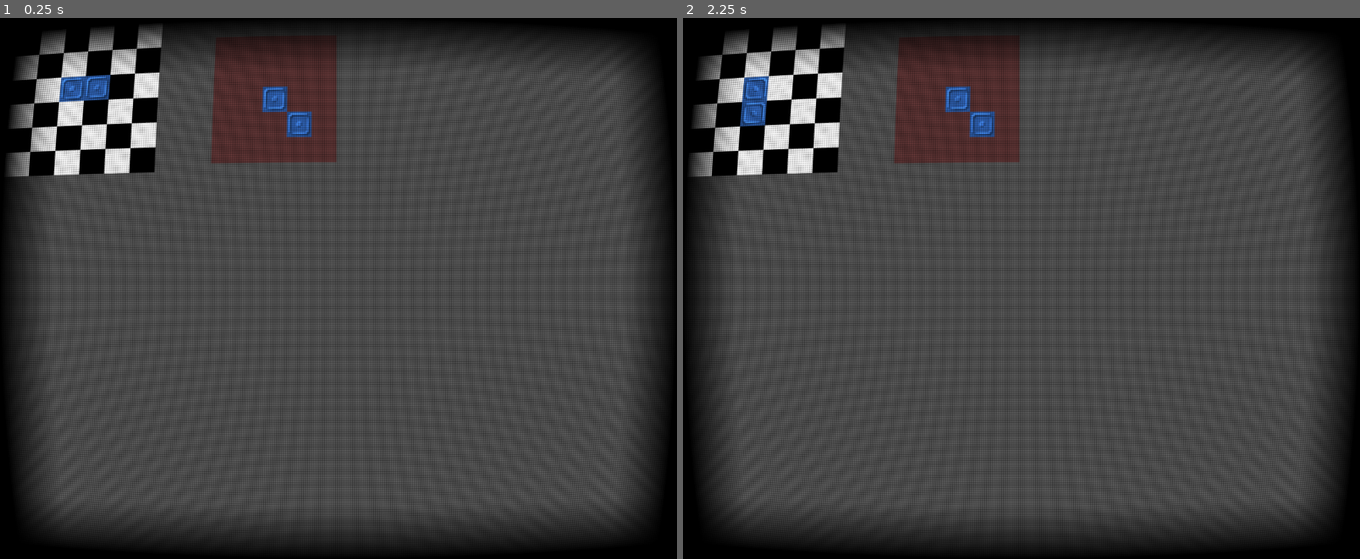
Above: before the commit, frames 1-2 (left to right).
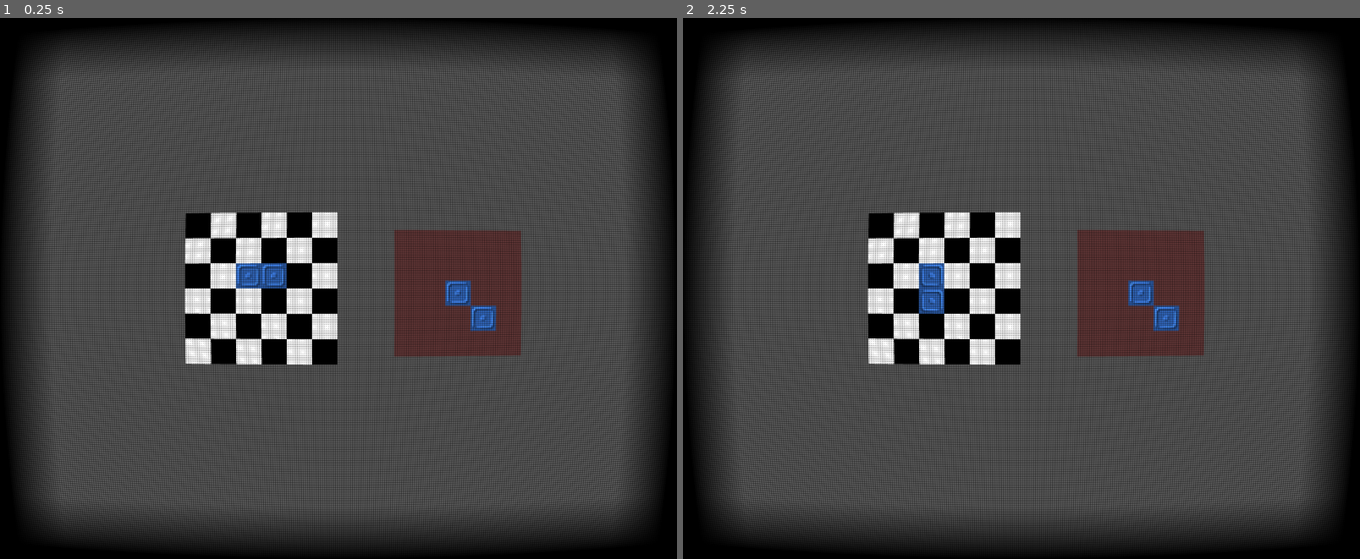
Above: after the commit, the same moments.

Repository: Mathiouza/ArcadeRhythm
Game: Godot game, scene res://Scenes/Application.tscn
Two runs of this game, one before a commit and one after it. Both use one fixed random seed, a clock stepped at 60 frames per second and the inputs below. The project has no main scene, so this scene is started directly.
Inputs:
- Up to frame 1 (0.25 s): no input
- Up to frame 2 (2.25 s): tap Enter at 0.5, 2 s; tap R (0red1) at 0.6, 2.1 s; tap Space at 1.25 s; tap F (0red2) at 1.35 s

The runs differ from the first frame. In frame 1, 17% of the frame differs, in the area x 1-77%, y 1-65%; in frame 2, 17%.

Commit message:
Adds test play

Diff:
--- a/Scenes/Application.tscn
+++ b/Scenes/Application.tscn
@@ -32,5 +32,5 @@
 render_target_update_mode = 3
 
 [node name="Terrain" parent="ViewportContainer/Viewport" instance=ExtResource( 1 )]
-position = Vector2( 0, 0 )
+position = Vector2( 350, 368 )
 scale = Vector2( 3, 3 )
--- a/project.godot
+++ b/project.godot
@@ -34,7 +34,8 @@
 window/size/height=1024
 window/size/resizable=false
 window/size/borderless=true
-window/stretch/mode="viewport"
+window/size/fullscreen=true
+window/stretch/mode="2d"
 window/stretch/aspect="keep"
 
 [gui]
